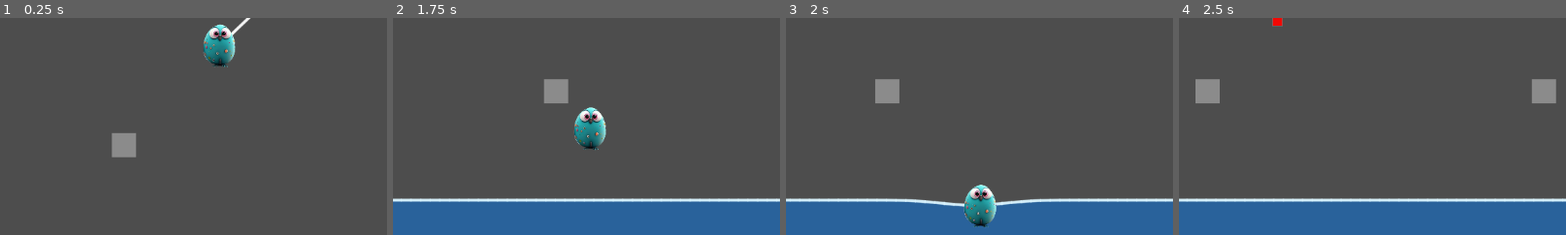
Above: before the commit, frames 1-4 (left to right).
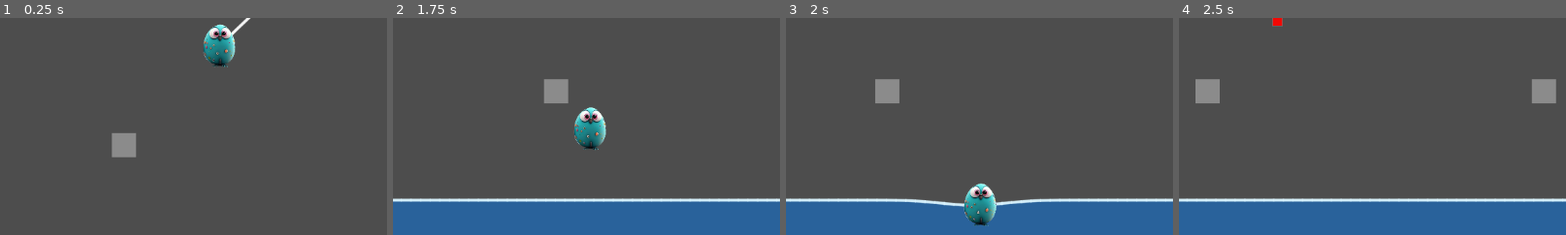
Above: after the commit, the same moments.

Repository: pebblehed/pebblehedz-godot
Game: Godot game, scene res://main.tscn
Same seed, same stepped clock (60 frames per second), same inputs: the game is played once before the commit and once after it.
Inputs (mouse positions are % of the whole screen's width and height, from its top left):
- Up to frame 1 (0.25 s): no input
- Up to frame 2 (1.75 s): tap Enter (ui_accept) at 0.5, 0.77 s; move the mouse to (72, 45) at 0.52 s; tap R at 0.6 s; click (72, 45) at 0.67 s; drag from (30, 55) to (45, 70) at 1.27 s
- Up to frame 3 (2 s): no input
- Up to frame 4 (2.5 s): move the mouse to (60, 28) at 2.02 s; tap R at 2.1 s; click (60, 28) at 2.17 s
The pictures show only the part of the screen within x 7-57%, y 19-69%; the shares and areas given below are measured in that part.

Frames 1-2 are identical in both runs. In frame 3, 0.5% of the frame differs, in the area x 45-55%, y 75-97%; in frame 4, nothing differs.

Commit message:
Restore late-stage skim trigger after first-skip lift tuning

Diff:
--- a/TestPebbleCharacter.gd
+++ b/TestPebbleCharacter.gd
@@ -39,6 +39,8 @@
 @export var impact_min_speed: float = 80.0
 @export var impact_cooldown: float = 0.22
 @export var skip_bounce_factor: float = 0.26
+@export var water_forward_lift_boost: float = 85.0
+@export var first_skip_lift_multiplier: float = 1.55
 @export var max_bounce_velocity: float = 260.0
 @export var water_impulse_multiplier: float = 1.0
 
@@ -60,7 +62,7 @@
 
 # Late-stage skim behaviour.
 # Used when the pebble is nearly out of energy but still has forward speed.
-@export var skim_energy_threshold: float = 0.30
+@export var skim_energy_threshold: float = 0.26
 @export var skim_rebound_speed: float = 16.0
 @export var skim_forward_decay: float = 0.995
 
@@ -215,10 +217,16 @@
 	# Small repeated disturbances create visible wake pulses.
 	if randi() % 4 == 0:
 		water.disturb_world(
+			global_position.x - 20.0,
+			180.0,
+			2
+		)
+
+		water.disturb_world(
 			global_position.x,
-			3.5,
-			1
-		)
+			260.0,
+			2
+	)
 
 	move_and_slide()
 
@@ -320,6 +328,13 @@
 
 	skip_energy = max(0.0, skip_energy - energy_loss)
 
+	# Enter skim mode when energy is low but the pebble still has forward speed.
+	# This creates the final surface slide/skitter before sinking.
+	if skip_energy <= skim_energy_threshold and horizontal_speed >= min_horizontal_speed_to_skip:
+		is_skimming = true
+		skim_timer = 0.85
+		return
+
 	# Early skips carry more height. Late skips become smaller taps.
 	var energy_factor: float = clamp(skip_energy, 0.0, 1.0)
 	var bounce_energy_scale: float = lerp(0.60, 1.0, energy_factor)
@@ -334,15 +349,20 @@
 	var forward_decay: float = horizontal_drag_on_skip - (steepness * 0.12)
 	forward_decay = clamp(forward_decay, 0.72, horizontal_drag_on_skip)
 
-	# Skim stage: when energy is low, preserve forward motion
-	# and use a tiny rebound so the pebble skitters before sinking.
-	if skip_energy <= skim_energy_threshold:
-		is_skimming = true
-		skim_timer = 0.55
-		return
-
-	velocity.y = -bounce_speed
+	# First good contact gets extra lift, then later skips decay normally.
+	# This helps create: big first skip -> smaller skips -> skim.
+	var final_bounce_speed: float = bounce_speed
+
+	if skip_count == 1 and impact_angle <= 40.0 and lift_quality >= 0.35:
+		final_bounce_speed *= first_skip_lift_multiplier
+
+	velocity.y = -final_bounce_speed
 	velocity.x *= forward_decay
+
+	# Good shallow contacts convert some water lift into forward drive.
+	# Keep this modest so repeated skips do not accelerate unnaturally.
+	if impact_angle <= 40.0 and lift_quality >= 0.35:
+		velocity.x += water_forward_lift_boost
 
 	if debug_skip_metrics:
 		print(
